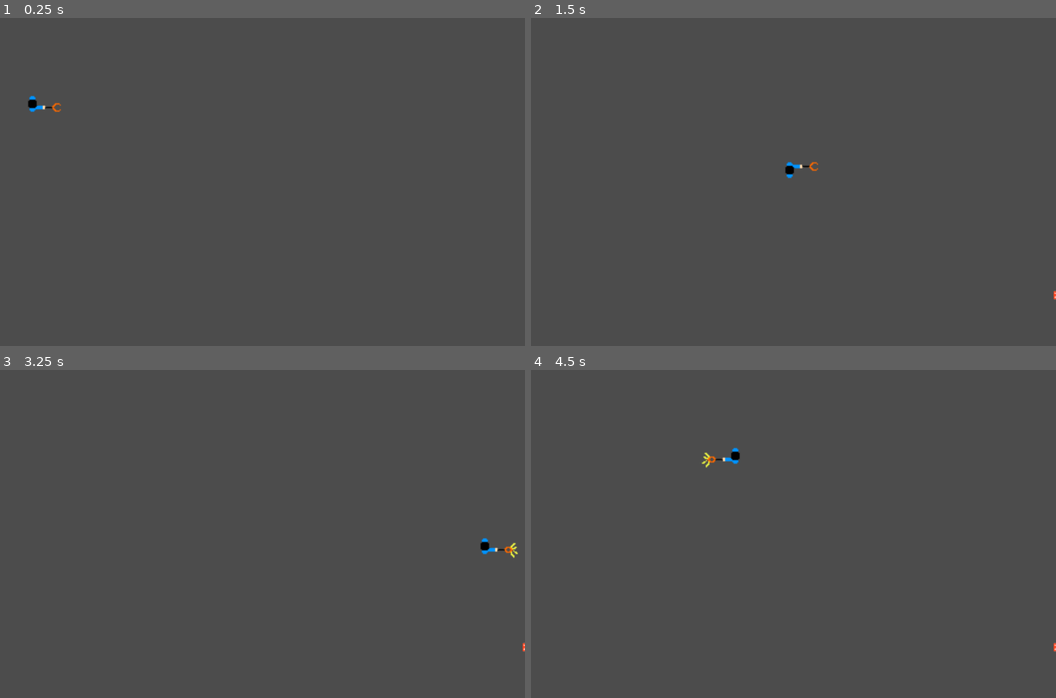
Above: before the commit, frames 1-4 (two rows, left to right).
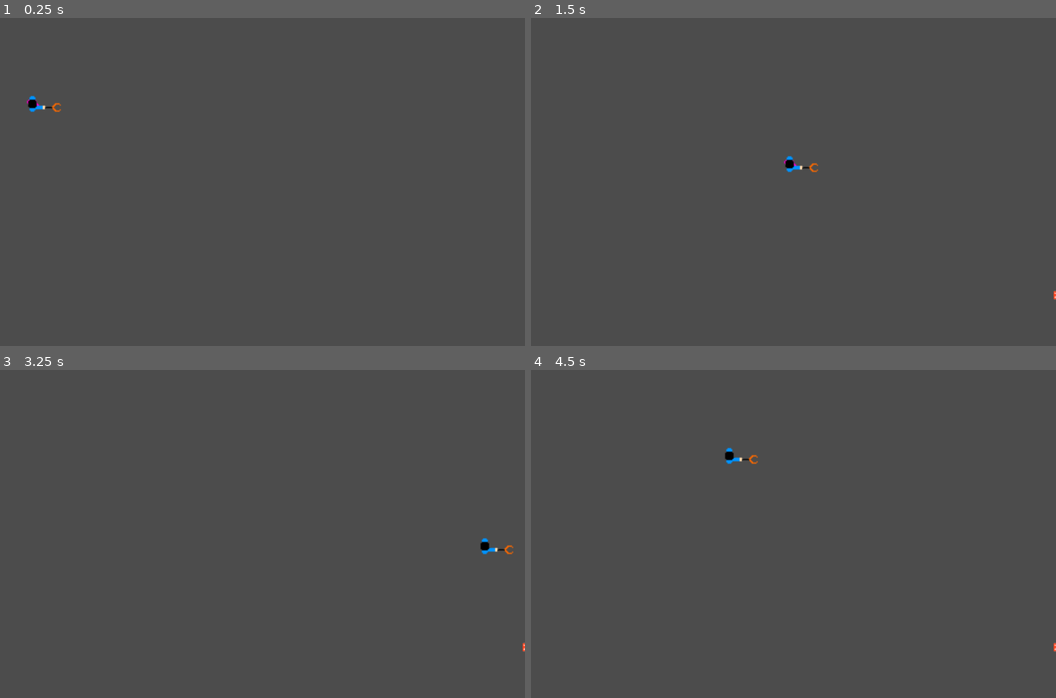
Above: after the commit, the same moments.

Repository: SimonDamberg/trashman-outyard
Game: Godot game, scene res://Main.tscn
Same seed, same stepped clock (60 frames per second), same inputs: the game is played once before the commit and once after it.
Inputs:
- Up to frame 1 (0.25 s): no input
- Up to frame 2 (1.5 s): tap Enter at 0.5 s; hold Right (ui_right) 0.53-1.28 s; hold Down (ui_down) from 1.28 s (still down)
- Up to frame 3 (3.25 s): release Down (ui_down) at 2.03 s; hold Right (ui_right) 2.03-2.78 s; hold Up (ui_up) from 2.78 s (still down)
- Up to frame 4 (4.5 s): release Up (ui_up) at 3.53 s; hold Left (ui_left) from 3.53 s (still down)

The runs differ from the first frame. In frame 1, less than 0.1% of the frame differs, in the area x 5-8%, y 24-27%; in frame 2, 0.2%; in frame 3, less than 0.1%; in frame 4, 0.2%, in the area x 32-44%, y 23-30%.

Commit message:
Player anim

Diff:
--- a/Hackathon/resources/Player.gd
+++ b/Hackathon/resources/Player.gd
@@ -6,19 +6,25 @@
 
 func get_input():
 	var velocity = Vector2()  # The player's movement vector.
+	var total_rot = 0
 	if Input.is_action_pressed("ui_right"):
 		velocity.x += 1
+		$AnimatedSprite.rotation_degrees = 0
 	if Input.is_action_pressed("ui_left"):
 		velocity.x -= 1
+		$AnimatedSprite.rotation_degrees = 180
 	if Input.is_action_pressed("ui_down"):
 		velocity.y += 1
+		$AnimatedSprite.rotation_degrees = 90
 	if Input.is_action_pressed("ui_up"):
 		velocity.y -= 1
+		$AnimatedSprite.rotation_degrees = -90
 	if velocity.length() > 0:
 		velocity = velocity.normalized() * speed
 		$AnimatedSprite.play()
 	else:
 		$AnimatedSprite.stop()
+	$AnimatedSprite.rotation_degrees = total_rot
 	return velocity
 
 # Called when the node enters the scene tree for the first time.
@@ -31,14 +37,7 @@
 	position += velocity * delta
 	position.x = clamp(position.x, 10, screen_size.x-10) # TODO add offset
 	position.y = clamp(position.y, 10, screen_size.y-10) # TODO add offset
-	#$AnimatedSprite.animation = "walk"
-
-	if velocity.x != 0:
-		$AnimatedSprite.flip_v = false
-		# See the note below about boolean assignment
-		$AnimatedSprite.flip_h = velocity.x < 0
-	elif velocity.y != 0:
-		$AnimatedSprite.flip_v = velocity.y > 0
+	$AnimatedSprite.animation = "walk"
 
 func _on_Player_body_entered(body):
 	# TODO Add points to score counter
--- a/Hackathon/resources/Player.tscn
+++ b/Hackathon/resources/Player.tscn
@@ -1,12 +1,14 @@
-[gd_scene load_steps=6 format=2]
+[gd_scene load_steps=8 format=2]
 
 [ext_resource path="res://assets/charsprite.png" type="Texture" id=1]
 [ext_resource path="res://resources/Player.gd" type="Script" id=2]
 [ext_resource path="res://assets/charspriteclosed.png" type="Texture" id=3]
+[ext_resource path="res://assets/charspritewalk1.png" type="Texture" id=4]
+[ext_resource path="res://assets/charspritewalk2.png" type="Texture" id=5]
 
 [sub_resource type="SpriteFrames" id=1]
 animations = [ {
-"frames": [ ExtResource( 1 ) ],
+"frames": [ ExtResource( 4 ), ExtResource( 1 ), ExtResource( 5 ), ExtResource( 1 ) ],
 "loop": true,
 "name": "walk",
 "speed": 5.0
@@ -27,7 +29,7 @@
 __meta__ = {
 "_edit_group_": true
 }
-speed = 200
+speed = 100
 
 [node name="AnimatedSprite" type="AnimatedSprite" parent="."]
 position = Vector2( -15, 0 )
